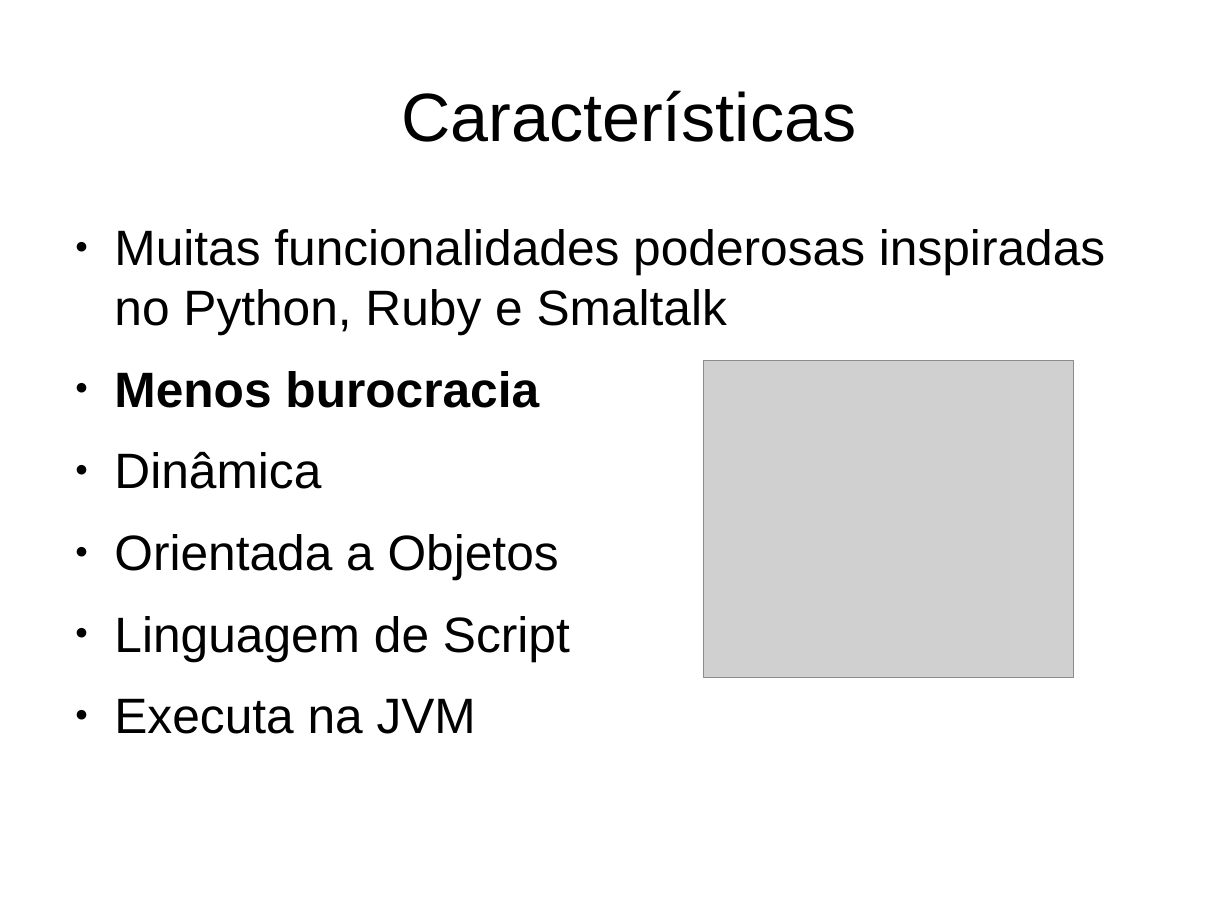
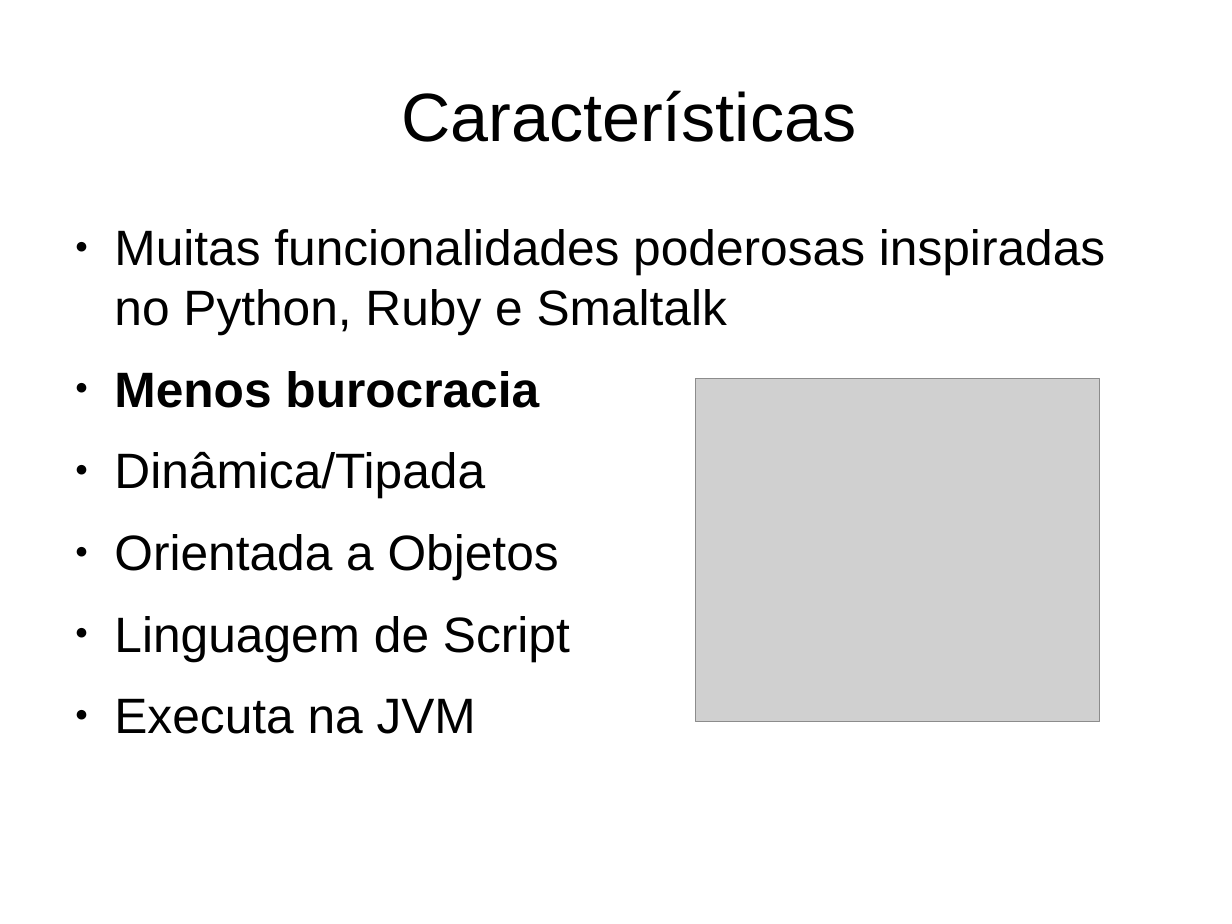
Before and after one commit to gitter-badger/lab-groovy, a slide deck: slide 12 of press/groovy_intro.odp (slide 9 before the commit). Drawn at 1232x924 pixels with LibreOffice and Linux fonts; fonts in the diff are those of the drawing; grey boxes stand for pictures. Boxes give left, top, right and bottom in pixels: in the first picture for what was removed or moved away, otherwise in the second. Text is boxed around its words. In the diff, an @@ line names an element or a change of style, - is before the commit and + after.

```diff
--- a/press/groovy_intro.odp
+++ b/press/groovy_intro.odp
@@ picture: place and size @@
-picture at (704,361,1074,677)
+picture at (695,379,1100,722)
@@ text at (114,451,485,498): text changed @@
-● Dinâmica
+● Dinâmica/Tipada
```
Also in this commit, not shown: 9 other slides changed, 23 slides added, 10 slides removed, 1 other file.
